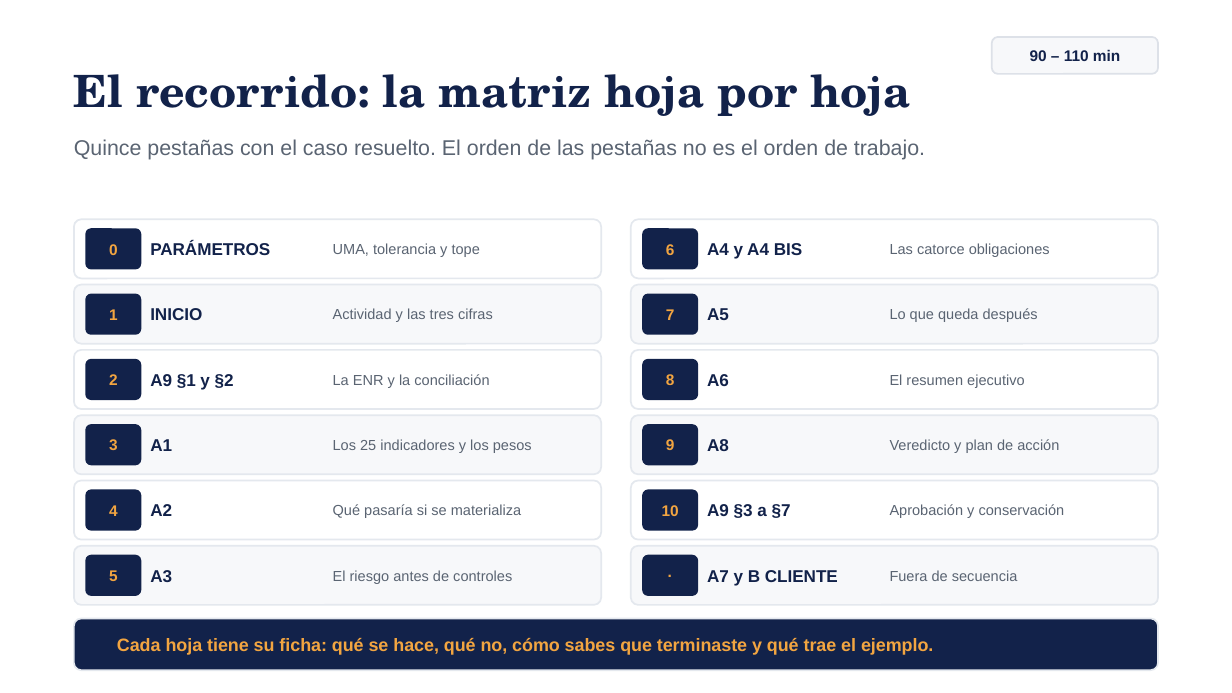
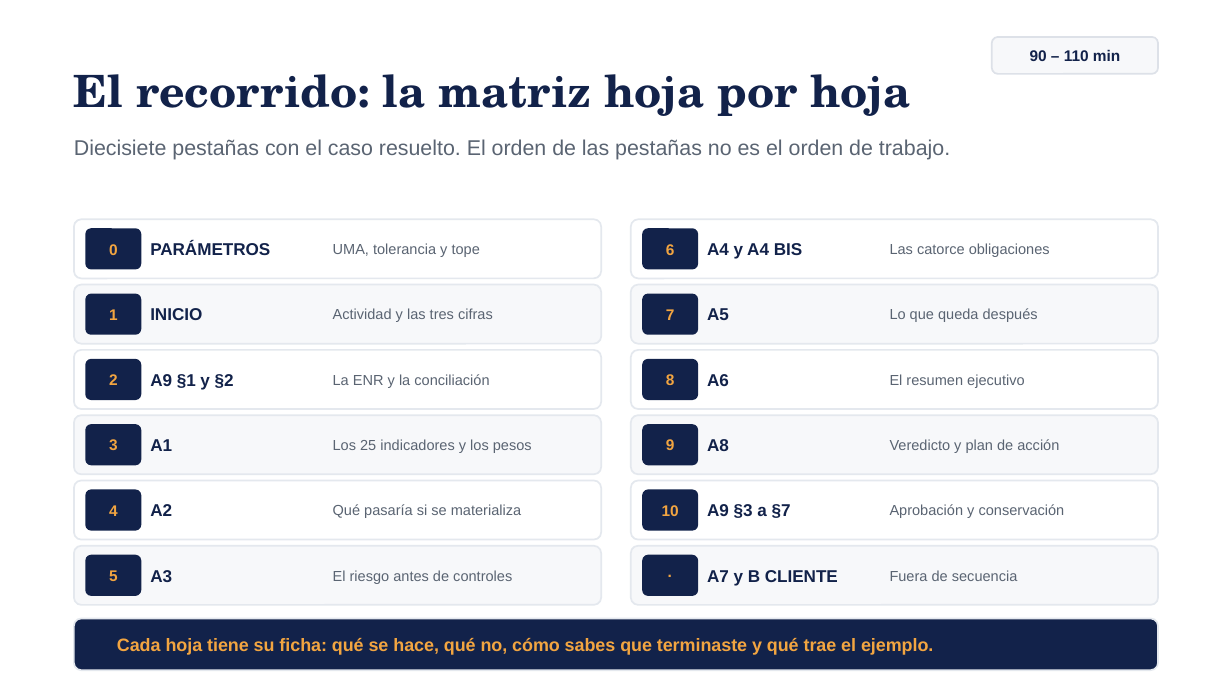
Before and after one commit to maribelvazquez/S01-TAV-IDENTIFICACION, a slide deck: slide 31 of s02/descargables/S02_ALU_01_Presentacion.pptx. Drawn at 1232x693 pixels with LibreOffice and Linux fonts; fonts in the diff are those of the drawing. Boxes give left, top, right and bottom in pixels: in the first picture for what was removed or moved away, otherwise in the second. Text is boxed around its words. In the diff, an @@ line names an element or a change of style, - is before the commit and + after.

```diff
--- a/s02/descargables/S02_ALU_01_Presentacion.pptx
+++ b/s02/descargables/S02_ALU_01_Presentacion.pptx
@@ text at <box>74,139,950,160</box>: text changed @@
-Quince pestañas con el caso resuelto. El orden de las pestañas no es el orden de trabajo.
+Diecisiete pestañas con el caso resuelto. El orden de las pestañas no es el orden de trabajo.
```
Also in this commit, not shown: 9 other slides changed, 18 other files.
